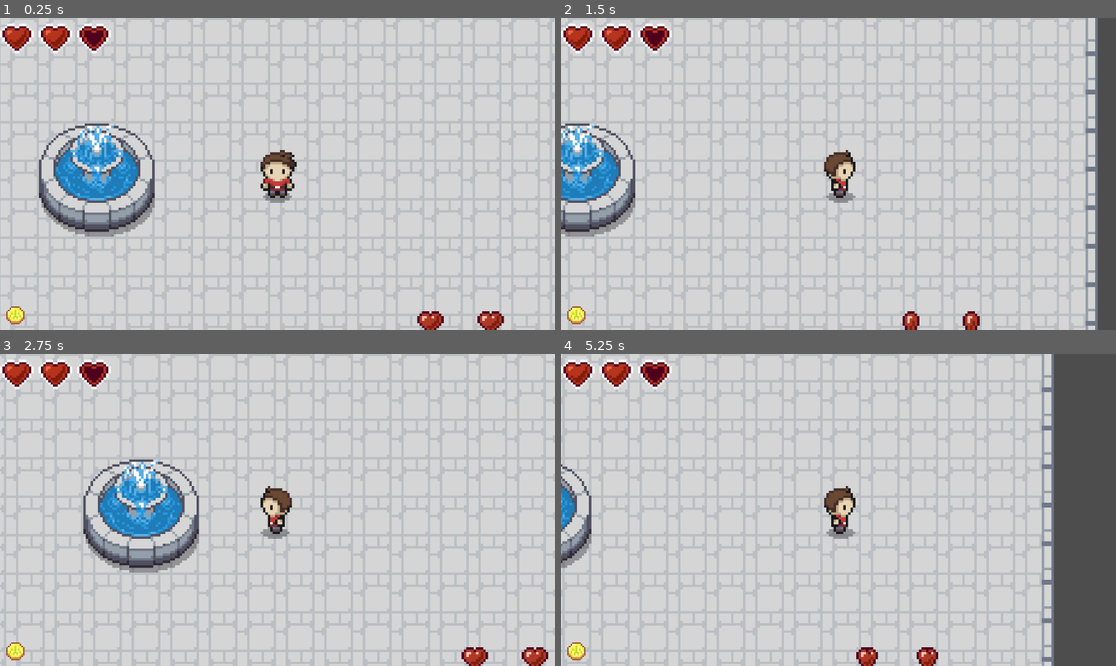
Above: before the commit, frames 1-4 (two rows, left to right).
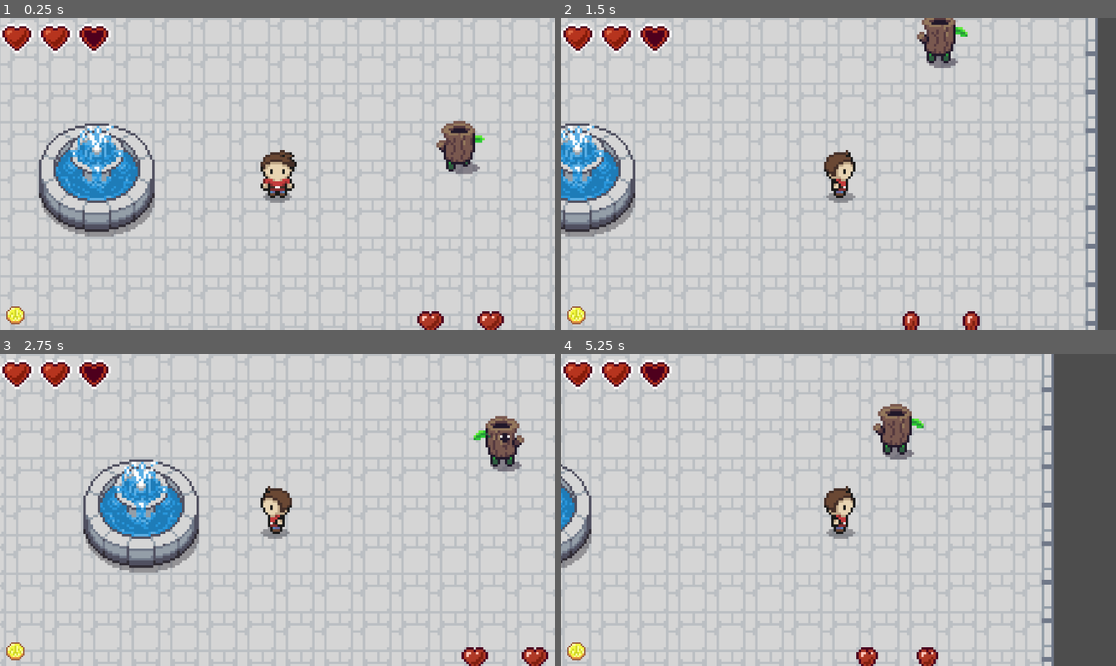
Above: after the commit, the same moments.

Repository: owenreal/game-design-1
Game: Godot game, scene res://td_world_1.tscn
The game is run twice, just before and just after one commit, with the same random seed, the same clock (stepped at 60 frames per second) and the same inputs. The project has no main scene, so this scene is started directly.
Inputs (mouse positions are in pixels of both pictures, inside the frame that each line leads up to):
- Up to frame 1 (0.25 s): no input
- Up to frame 2 (1.5 s): tap Enter (ui_accept) at 0.5, 0.77 s; move the mouse to (960, 158) at 0.52 s; hold Right (ui_right) 0.53-1.25 s; tap I (zoom_cam_in) at 0.6 s; click (960, 158) at 0.67 s; drag from (727, 189) to (910, 323) at 1.27 s
- Up to frame 3 (2.75 s): tap Enter (ui_accept) at 2 s; move the mouse to (333, 441) at 2.02 s; hold Left (ui_left) from 2.03 s (still down); tap I (zoom_cam_in) at 2.1 s
- Up to frame 4 (5.25 s): release Left (ui_left) at 2.75 s; drag from (810, 572) to (1099, 659) at 2.77 s; move the mouse to (1005, 556) at 3.52 s; hold Right (ui_right) 3.53-4.25 s; tap I (zoom_cam_in) at 3.6, 5.1 s; tap Enter (ui_accept) at 3.77 s; drag from (672, 463) to (755, 432) at 4.27 s; move the mouse to (866, 510) at 5.02 s; hold Right (ui_right) from 5.03 s (still down); click (866, 510) at 5.17 s

The runs differ from the first frame. In frame 1, 1.0% of the frame differs, in the area x 78-88%, y 32-51%; in frame 2, 0.9%; in frame 3, 1.0%; in frame 4, 1.0%, in the area x 56-66%, y 16-34%.

Commit message:
11/11 enemy walk

Diff:
--- a/game-design-1/td_enemy.gd
+++ b/game-design-1/td_enemy.gd
@@ -34,3 +34,78 @@
 	"walk_right", # DR
 	"",
 ]
+
+var inertia = Vector2()
+var ai_timer_max = 0.5
+var ai_timer = ai_timer_max - randi() % 5
+var damage_lock = 0.0
+var animation_lock = 0.0
+var knockback = 128.0
+var vision_distance = 50.0
+var money_value = 5.0
+
+signal recovered
+
+@onready var rcR = $RayCast2DR
+@onready var rcM = $RayCast2DM
+@onready var rcL = $RayCast2DL
+@onready var anim_player = $AnimatedSprite2D
+
+func turn_toward_player_location(location: Vector2):
+	# placeholder
+	pass
+
+func take_damage(dmg, attacker=null):
+	# not done
+	if damage_lock == 0.0:
+		# AI_STATE = STATES.DAMAGED
+		HEALTH -= dmg
+		damage_lock = 0.2
+		animation_lock = 0.2
+		# damage shader here
+		if HEALTH <= 0:
+			# drop item
+			# death sound
+			queue_free()
+		else:
+			if attacker != null:
+				# await recovered
+				turn_toward_player_location(attacker.global_position)
+	pass
+
+func _physics_process(delta: float) -> void:
+	animation_lock = max(animation_lock - delta, 0.0)
+	damage_lock = max(damage_lock - delta, 0.0)
+	if int(AI_STATE) >= 1 and int(AI_STATE) <= 8:
+		var raydir = state_directions[int(AI_STATE)]
+		rcM.target_position = raydir * vision_distance
+		rcL.target_position = \
+			raydir.rotated(deg_to_rad(-45)).normalized() * vision_distance
+		rcR.target_position = \
+			raydir.rotated(deg_to_rad(+45)).normalized() * vision_distance
+	if animation_lock == 0.0:
+		# recover from damage
+		# damage player
+
+		ai_timer = clamp(ai_timer-delta, 0.0, ai_timer_max)
+		if ai_timer == 0.0:
+			if AI_STATE == STATES.IDLE:
+				var rnd_move = randi() % 4
+				AI_STATE = STATES.values()[rnd_move+1]
+			else:
+				AI_STATE = STATES.IDLE
+			ai_timer = ai_timer_max
+
+		var direction = state_directions[int(AI_STATE)]
+		velocity = direction * SPEED
+
+		var anim = state_animations[int(AI_STATE)]
+		if anim and not anim_player.is_playing():
+			anim_player.play(anim)
+		if AI_STATE == STATES.IDLE and anim_player.is_playing():
+			anim_player.stop()
+
+		velocity += inertia
+		move_and_slide()
+		inertia = inertia.move_toward(Vector2(), delta * 1000.0)
+	pass
--- a/game-design-1/td_world_1.tscn
+++ b/game-design-1/td_world_1.tscn
@@ -1,9 +1,10 @@
-[gd_scene load_steps=5 format=4 uid="uid://c60oanhlkokeh"]
+[gd_scene load_steps=6 format=4 uid="uid://c60oanhlkokeh"]
 
 [ext_resource type="TileSet" uid="uid://d1g4hp8sm65go" path="res://Assets/tilesets/td_world_1.tres" id="1_sxt6e"]
 [ext_resource type="PackedScene" uid="uid://bv4ekiiyw3kdo" path="res://td_player.tscn" id="2_boee2"]
 [ext_resource type="PackedScene" uid="uid://dd74104st63b6" path="res://entities/items/mini_heart.tscn" id="3_tk0ql"]
 [ext_resource type="PackedScene" uid="uid://dxqgrt1o3wem" path="res://entities/items/mini_coin.tscn" id="4_xcsmn"]
+[ext_resource type="PackedScene" uid="uid://c446pga3g2oxs" path="res://td_enemy.tscn" id="5_ht5q4"]
 
 [node name="td_world1" type="Node2D"]
 
@@ -47,3 +48,6 @@
 
 [node name="mini_coin6" parent="." instance=ExtResource("4_xcsmn")]
 position = Vector2(2, 67)
+
+[node name="td_enemy" parent="." instance=ExtResource("5_ht5q4")]
+position = Vector2(78, -10)
